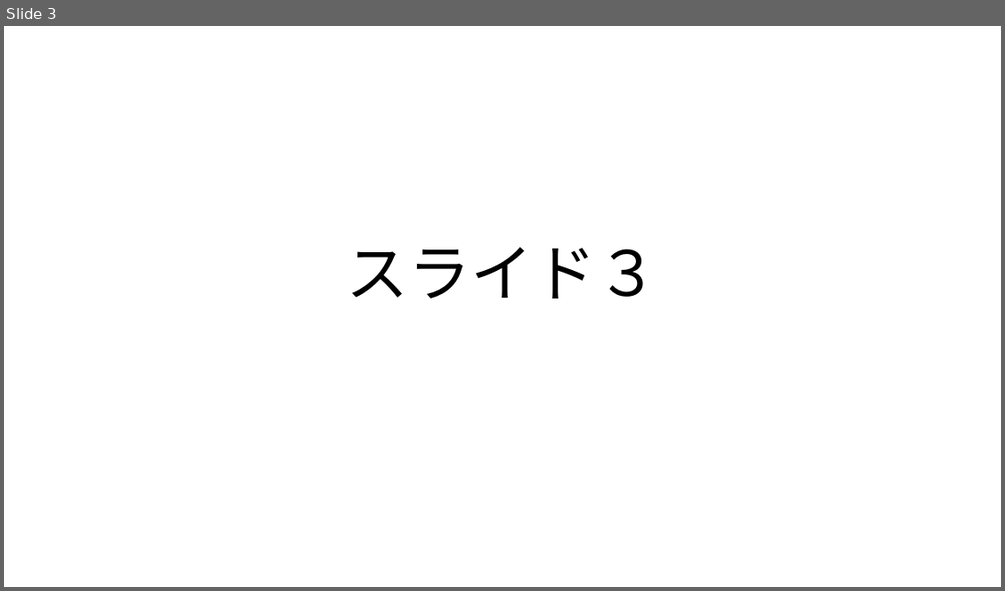
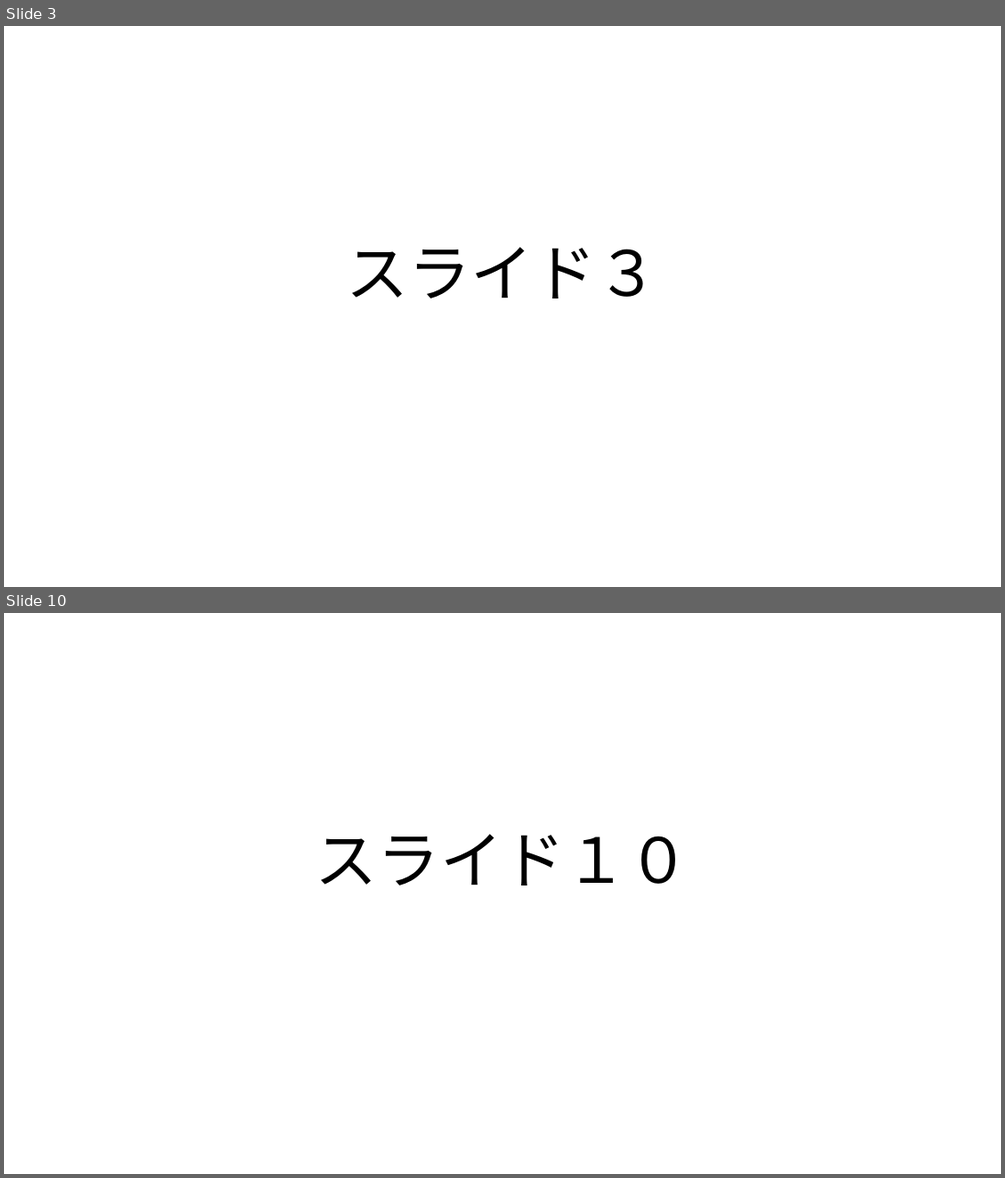
Before and after one commit to furaga/pptx_to_video, a slide deck: samples/introduction/introduction.pptx. Shown one above the other, each under a label of ours: slide 3 before the commit, slides 3 and 10 after it; the slides between them are not shown. The pictures are 1005x591 and 1005x1178 pixels, drawn with LibreOffice and Linux fonts; fonts in the diff are those of the drawing. Boxes give left, top, right and bottom in pixels: in the first picture for what was removed or moved away, otherwise in the second. Text is boxed around its words. In the diff, an @@ line names an element or a change of style, - is before the commit and + after.

```diff
--- a/samples/introduction/introduction.pptx
+++ b/samples/introduction/introduction.pptx
@@ slide 10 added at (4, 613, 1001, 1174), background #FFFFFF @@
@@ title added at (316, 834, 689, 885), 60 pt, text #000000 @@
+スライド１０
```
Also in this commit, not shown: 7 other slides added, 3 other files.
